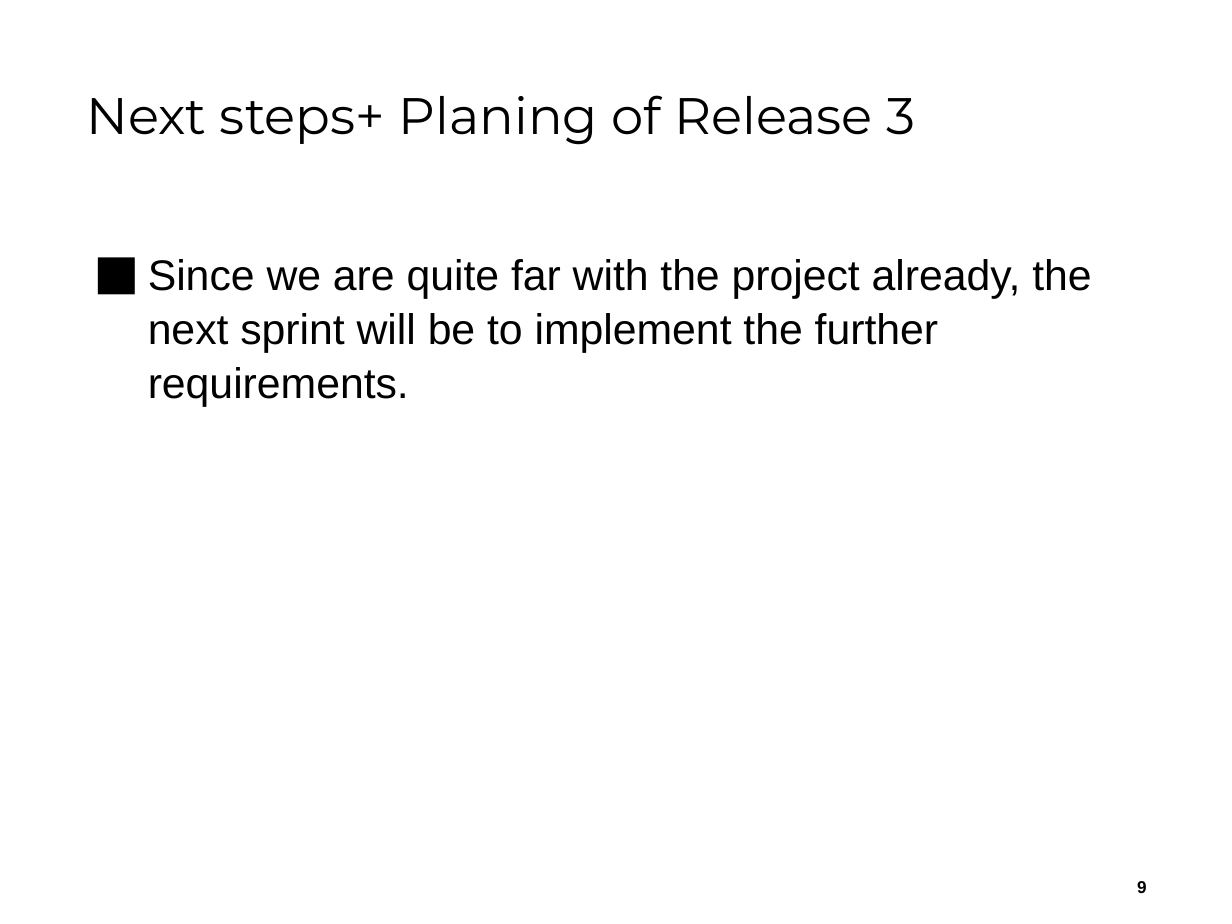
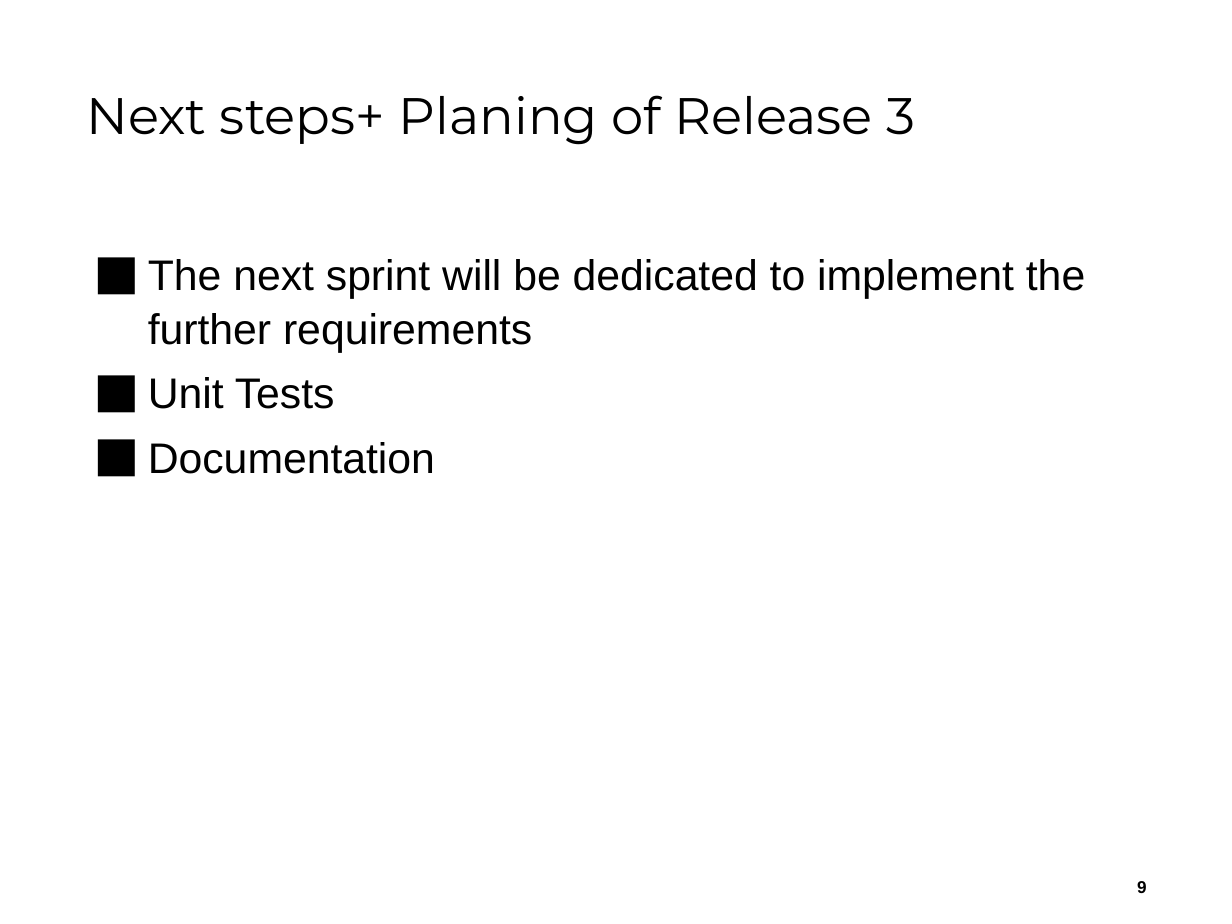
Before and after one commit to kevschuetz/exemplar-mgmt-system-swing, a slide deck: slide 9 of Documents/Release 2/ReleasePräsentation2__Team04.pptx. Drawn at 1232x924 pixels with LibreOffice and Linux fonts; fonts in the diff are those of the drawing; background and template pictures are left out. Boxes give left, top, right and bottom in pixels: in the first picture for what was removed or moved away, otherwise in the second. Text is boxed around its words. In the diff, an @@ line names an element or a change of style, - is before the commit and + after.

```diff
--- a/Documents/Release 2/ReleasePräsentation2__Team04.pptx
+++ b/Documents/Release 2/ReleasePräsentation2__Team04.pptx
@@ text at (148, 259, 1085, 474): text changed @@
-⬛ Since we are quite far with the project already, the next sprint will be to implement the further requirements.
+⬛ The next sprint will be dedicated to implement the further requirements
+⬛ Unit Tests
+⬛ Documentation
```
Also in this commit, not shown: 3 other slides changed, 5 other files.
